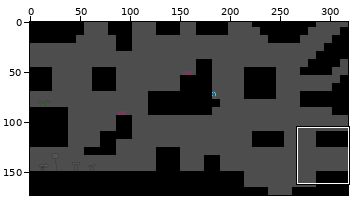
File history of a pixel-art file, art/level brainstorm2.aseprite. Above, an overview of the earlier version with the close-up marked.
Close-up. Before the commit:
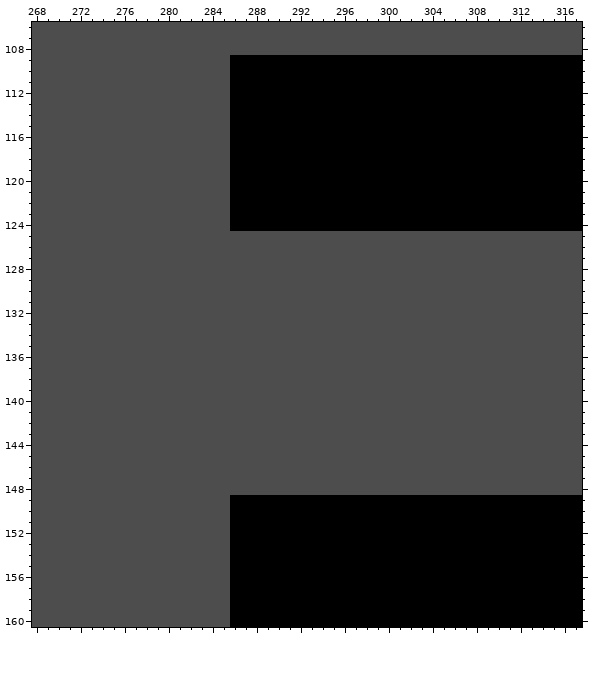
318x173 pixels, 1 frame. Shown: x 268..317, y 106..160.
The same view after the edit:
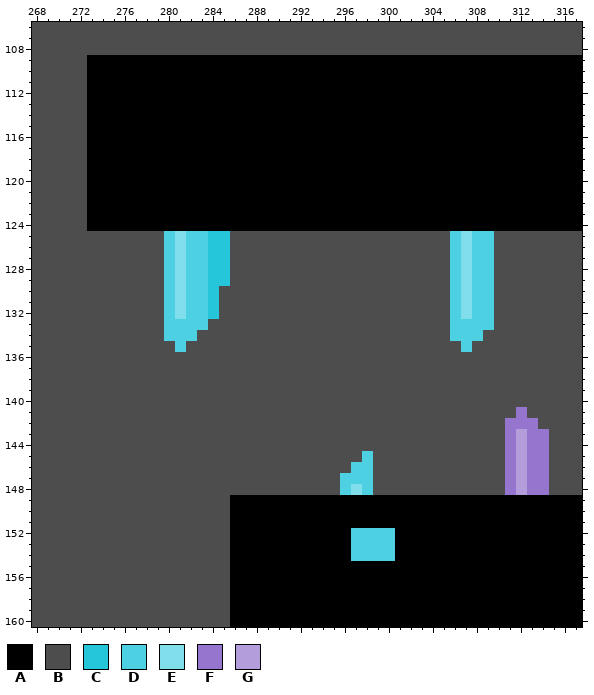
Palette (. is transparent): A #000000  B #4d4d4d  C #26c6da  D #4dd0e1  E #80deea  F #9575cd  G #b39ddb
Change:
@@ x 268..317 @@
 108 BBBBBBBBBBBBBBBBBBBBBBBBBBBBBBBBBBBBBBBBBBBBBBBBBB
-109 BBBBBBBBBBBBBBBBBBAAAAAAAAAAAAAAAAAAAAAAAAAAAAAAAA
-110 BBBBBBBBBBBBBBBBBBAAAAAAAAAAAAAAAAAAAAAAAAAAAAAAAA
-111 BBBBBBBBBBBBBBBBBBAAAAAAAAAAAAAAAAAAAAAAAAAAAAAAAA
-112 BBBBBBBBBBBBBBBBBBAAAAAAAAAAAAAAAAAAAAAAAAAAAAAAAA
-113 BBBBBBBBBBBBBBBBBBAAAAAAAAAAAAAAAAAAAAAAAAAAAAAAAA
-114 BBBBBBBBBBBBBBBBBBAAAAAAAAAAAAAAAAAAAAAAAAAAAAAAAA
-115 BBBBBBBBBBBBBBBBBBAAAAAAAAAAAAAAAAAAAAAAAAAAAAAAAA
-116 BBBBBBBBBBBBBBBBBBAAAAAAAAAAAAAAAAAAAAAAAAAAAAAAAA
-117 BBBBBBBBBBBBBBBBBBAAAAAAAAAAAAAAAAAAAAAAAAAAAAAAAA
-118 BBBBBBBBBBBBBBBBBBAAAAAAAAAAAAAAAAAAAAAAAAAAAAAAAA
-119 BBBBBBBBBBBBBBBBBBAAAAAAAAAAAAAAAAAAAAAAAAAAAAAAAA
-120 BBBBBBBBBBBBBBBBBBAAAAAAAAAAAAAAAAAAAAAAAAAAAAAAAA
-121 BBBBBBBBBBBBBBBBBBAAAAAAAAAAAAAAAAAAAAAAAAAAAAAAAA
-122 BBBBBBBBBBBBBBBBBBAAAAAAAAAAAAAAAAAAAAAAAAAAAAAAAA
-123 BBBBBBBBBBBBBBBBBBAAAAAAAAAAAAAAAAAAAAAAAAAAAAAAAA
-124 BBBBBBBBBBBBBBBBBBAAAAAAAAAAAAAAAAAAAAAAAAAAAAAAAA
-125 BBBBBBBBBBBBBBBBBBBBBBBBBBBBBBBBBBBBBBBBBBBBBBBBBB
-126 BBBBBBBBBBBBBBBBBBBBBBBBBBBBBBBBBBBBBBBBBBBBBBBBBB
-127 BBBBBBBBBBBBBBBBBBBBBBBBBBBBBBBBBBBBBBBBBBBBBBBBBB
-128 BBBBBBBBBBBBBBBBBBBBBBBBBBBBBBBBBBBBBBBBBBBBBBBBBB
-129 BBBBBBBBBBBBBBBBBBBBBBBBBBBBBBBBBBBBBBBBBBBBBBBBBB
-130 BBBBBBBBBBBBBBBBBBBBBBBBBBBBBBBBBBBBBBBBBBBBBBBBBB
-131 BBBBBBBBBBBBBBBBBBBBBBBBBBBBBBBBBBBBBBBBBBBBBBBBBB
-132 BBBBBBBBBBBBBBBBBBBBBBBBBBBBBBBBBBBBBBBBBBBBBBBBBB
-133 BBBBBBBBBBBBBBBBBBBBBBBBBBBBBBBBBBBBBBBBBBBBBBBBBB
-134 BBBBBBBBBBBBBBBBBBBBBBBBBBBBBBBBBBBBBBBBBBBBBBBBBB
-135 BBBBBBBBBBBBBBBBBBBBBBBBBBBBBBBBBBBBBBBBBBBBBBBBBB
+109 BBBBBAAAAAAAAAAAAAAAAAAAAAAAAAAAAAAAAAAAAAAAAAAAAA
+110 BBBBBAAAAAAAAAAAAAAAAAAAAAAAAAAAAAAAAAAAAAAAAAAAAA
+111 BBBBBAAAAAAAAAAAAAAAAAAAAAAAAAAAAAAAAAAAAAAAAAAAAA
+112 BBBBBAAAAAAAAAAAAAAAAAAAAAAAAAAAAAAAAAAAAAAAAAAAAA
+113 BBBBBAAAAAAAAAAAAAAAAAAAAAAAAAAAAAAAAAAAAAAAAAAAAA
+114 BBBBBAAAAAAAAAAAAAAAAAAAAAAAAAAAAAAAAAAAAAAAAAAAAA
+115 BBBBBAAAAAAAAAAAAAAAAAAAAAAAAAAAAAAAAAAAAAAAAAAAAA
+116 BBBBBAAAAAAAAAAAAAAAAAAAAAAAAAAAAAAAAAAAAAAAAAAAAA
+117 BBBBBAAAAAAAAAAAAAAAAAAAAAAAAAAAAAAAAAAAAAAAAAAAAA
+118 BBBBBAAAAAAAAAAAAAAAAAAAAAAAAAAAAAAAAAAAAAAAAAAAAA
+119 BBBBBAAAAAAAAAAAAAAAAAAAAAAAAAAAAAAAAAAAAAAAAAAAAA
+120 BBBBBAAAAAAAAAAAAAAAAAAAAAAAAAAAAAAAAAAAAAAAAAAAAA
+121 BBBBBAAAAAAAAAAAAAAAAAAAAAAAAAAAAAAAAAAAAAAAAAAAAA
+122 BBBBBAAAAAAAAAAAAAAAAAAAAAAAAAAAAAAAAAAAAAAAAAAAAA
+123 BBBBBAAAAAAAAAAAAAAAAAAAAAAAAAAAAAAAAAAAAAAAAAAAAA
+124 BBBBBAAAAAAAAAAAAAAAAAAAAAAAAAAAAAAAAAAAAAAAAAAAAA
+125 BBBBBBBBBBBBDEDDCCBBBBBBBBBBBBBBBBBBBBDEDDBBBBBBBB
+126 BBBBBBBBBBBBDEDDCCBBBBBBBBBBBBBBBBBBBBDEDDBBBBBBBB
+127 BBBBBBBBBBBBDEDDCCBBBBBBBBBBBBBBBBBBBBDEDDBBBBBBBB
+128 BBBBBBBBBBBBDEDDCCBBBBBBBBBBBBBBBBBBBBDEDDBBBBBBBB
+129 BBBBBBBBBBBBDEDDCCBBBBBBBBBBBBBBBBBBBBDEDDBBBBBBBB
+130 BBBBBBBBBBBBDEDDCBBBBBBBBBBBBBBBBBBBBBDEDDBBBBBBBB
+131 BBBBBBBBBBBBDEDDCBBBBBBBBBBBBBBBBBBBBBDEDDBBBBBBBB
+132 BBBBBBBBBBBBDEDDCBBBBBBBBBBBBBBBBBBBBBDEDDBBBBBBBB
+133 BBBBBBBBBBBBDDDDBBBBBBBBBBBBBBBBBBBBBBDDDDBBBBBBBB
+134 BBBBBBBBBBBBDDDBBBBBBBBBBBBBBBBBBBBBBBDDDBBBBBBBBB
+135 BBBBBBBBBBBBBDBBBBBBBBBBBBBBBBBBBBBBBBBDBBBBBBBBBB
 136 BBBBBBBBBBBBBBBBBBBBBBBBBBBBBBBBBBBBBBBBBBBBBBBBBB
@@ x 294..316 @@
 140 BBBBBBBBBBBBBBBBBBBBBBB
-141 BBBBBBBBBBBBBBBBBBBBBBB
-142 BBBBBBBBBBBBBBBBBBBBBBB
-143 BBBBBBBBBBBBBBBBBBBBBBB
-144 BBBBBBBBBBBBBBBBBBBBBBB
-145 BBBBBBBBBBBBBBBBBBBBBBB
-146 BBBBBBBBBBBBBBBBBBBBBBB
-147 BBBBBBBBBBBBBBBBBBBBBBB
-148 BBBBBBBBBBBBBBBBBBBBBBB
+141 BBBBBBBBBBBBBBBBBBFBBBB
+142 BBBBBBBBBBBBBBBBBFFFBBB
+143 BBBBBBBBBBBBBBBBBFGFFBB
+144 BBBBBBBBBBBBBBBBBFGFFBB
+145 BBBBDBBBBBBBBBBBBFGFFBB
+146 BBBDDBBBBBBBBBBBBFGFFBB
+147 BBDDDBBBBBBBBBBBBFGFFBB
+148 BBDEDBBBBBBBBBBBBFGFFBB
 149 AAAAAAAAAAAAAAAAAAAAAAA
@@ x 295..302 @@
 151 AAAAAAAA
-152 AAAAAAAA
-153 AAAAAAAA
-154 AAAAAAAA
+152 AADDDDAA
+153 AADDDDAA
+154 AADDDDAA
 155 AAAAAAAA
Changed places in both close-ups, as pixel boxes (x1, y1, x2, y2):
changed: (87, 55, 230, 352)
changed: (450, 231, 494, 352)
changed: (505, 407, 549, 495)
changed: (340, 451, 395, 561)
